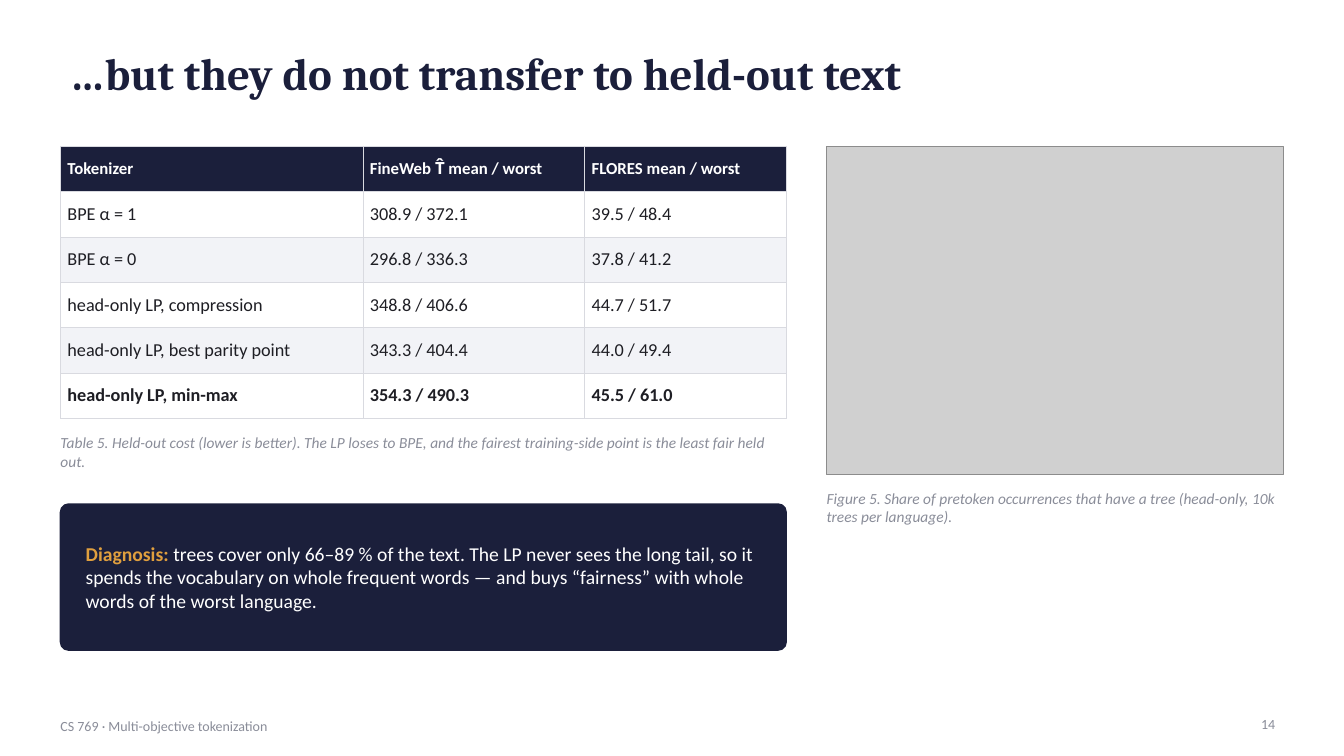
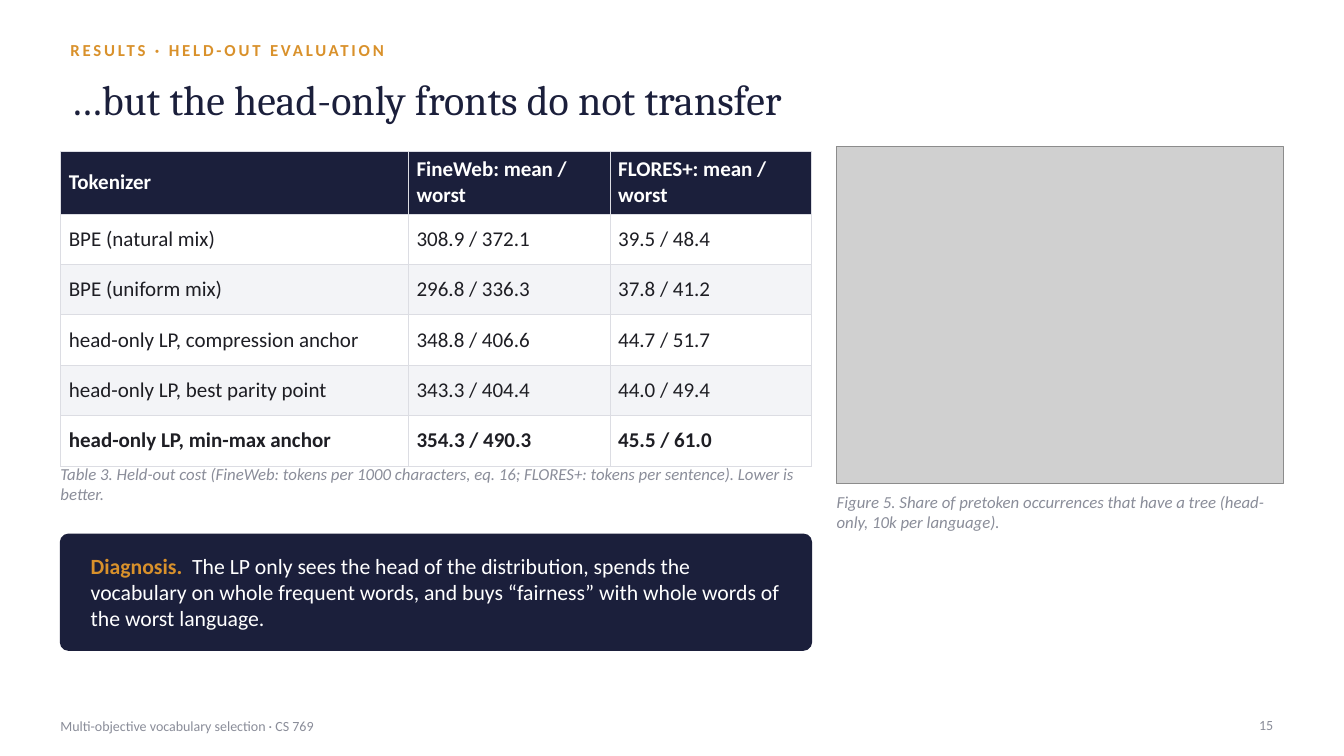
Before and after one commit to n6m9n/769, a slide deck: slide 15 of report/presentation.pptx (slide 14 before the commit). Drawn at 1344x756 pixels with LibreOffice and Linux fonts; fonts in the diff are those of the drawing; grey boxes stand for pictures. Boxes give left, top, right and bottom in pixels: in the first picture for what was removed or moved away, otherwise in the second. Text is boxed around its words. In the diff, an @@ line names an element or a change of style, - is before the commit and + after.

```diff
--- a/report/presentation.pptx
+++ b/report/presentation.pptx
@@ text added at [60,34,1284,65], 12 pt, text #D9912B, bold @@
+RESULTS · HELD-OUT EVALUATION
@@ title at [70,85,782,124]: text changed; size 32 to 30 pt; bold off @@
-…but they do not transfer to held-out text
+…but the head-only fronts do not transfer
@@ picture: place and size @@
-picture at [827,146,1284,475]
+picture at [837,146,1284,484]
@@ table at [60,151,812,455] @@
-row 1, column 2: FineWeb T̂ mean / worst
+row 1, column 2: FineWeb: mean / worst
-row 1, column 3: FLORES mean / worst
+row 1, column 3: FLORES+: mean / worst
-row 2, column 1: BPE α = 1
+row 2, column 1: BPE (natural mix)
-row 3, column 1: BPE α = 0
+row 3, column 1: BPE (uniform mix)
-row 4, column 1: head-only LP, compression
+row 4, column 1: head-only LP, compression anchor
-row 6, column 1: head-only LP, min-max
+row 6, column 1: head-only LP, min-max anchor
@@ fill #F2F3F7 to #F3F4F7 in 6 cells @@
@@ size 12 to 15 pt in "Tokenizer" @@
@@ size 13 to 15 pt in "308.9 / 372.1", "39.5 / 48.4", "296.8 / 336.3", "37.8 / 41.2" and 7 more places @@
@@ borders changed @@
@@ table: place and size @@
-table at [60,146,786,408]
+table at [60,151,812,455]
@@ text at [60,468,793,500]: text changed; size 11 to 12 pt @@
-Table 5. Held-out cost (lower is better). The LP loses to BPE, and the fairest training-side point is the least fair held out.
+Table 3. Held-out cost (FineWeb: tokens per 1000 characters, eq. 16; FLORES+: tokens per sentence). Lower is better.
@@ text at [837,496,1264,531]: text changed; size 11 to 12 pt @@
-Figure 5. Share of pretoken occurrences that have a tree (head-only, 10k trees per language).
+Figure 5. Share of pretoken occurrences that have a tree (head-only, 10k per language).
@@ rounded rectangle: place and size @@
-rounded rectangle at [60,504,786,650]
+rounded rectangle at [60,534,812,650]
@@ rounded rectangle at [60,534,812,650]: proportions changed @@
@@ text at [91,559,779,630]: text changed; size 14 to 15.5 pt @@
-Diagnosis: trees cover only 66–89 % of the text. The LP never sees the long tail, so it spends the vocabulary on whole frequent words — and buys “fairness” with whole words of the worst language.
+Diagnosis. The LP only sees the head of the distribution, spends the vocabulary on whole frequent words, and buys “fairness” with whole words of the worst language.
@@ text at [60,721,313,733]: text changed @@
-CS 769 · Multi-objective tokenization
+Multi-objective vocabulary selection · CS 769
@@ page number added at [1259,721,1273,730], 10 pt, text #8A8D99 @@
+15
@@ page number removed at [1261,720,1275,729] @@
-14
```
Also in this commit, not shown: 17 other slides changed, 19 slides added, 13 slides removed, 18 other files.
